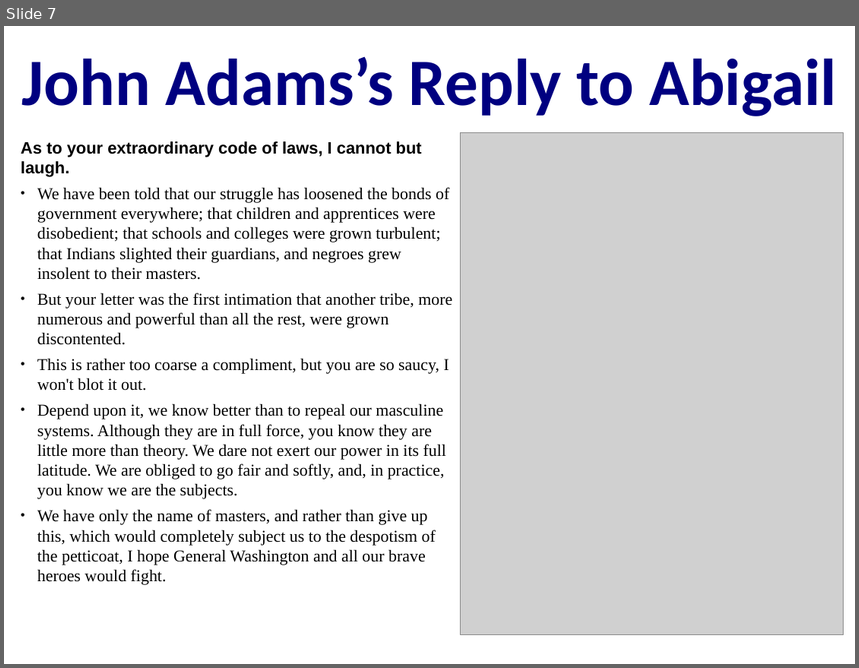
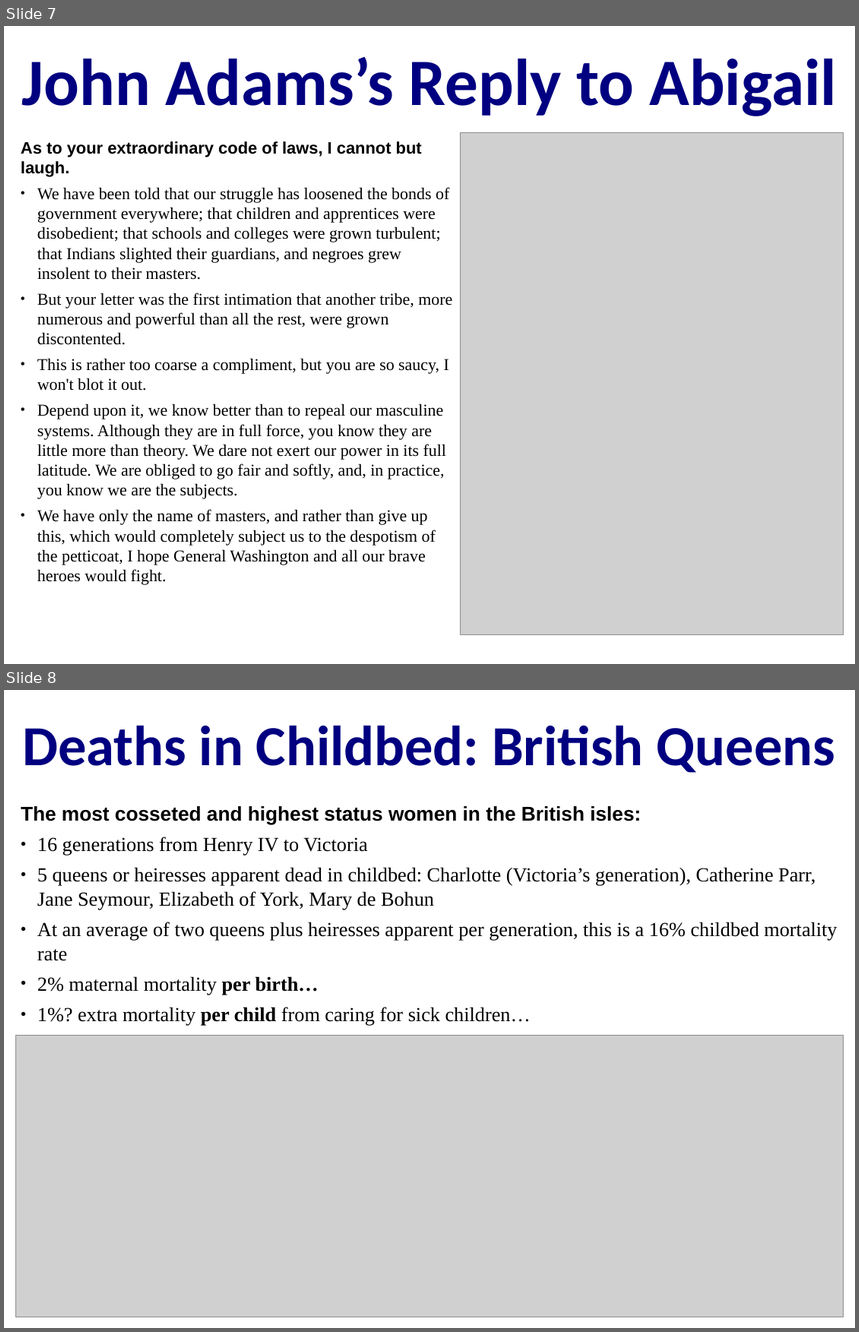
Before and after one commit to flumenhabitans/public-files, a slide deck: #feminism-#demography-lecture-abigail-smith-adams.pptx. Shown one above the other, each under a label of ours: slide 7 before the commit, slides 7 and 8 after it. The pictures are 859x668 and 859x1332 pixels, drawn with LibreOffice and Linux fonts; fonts in the diff are those of the drawing; grey boxes stand for pictures. Boxes give left, top, right and bottom in pixels: in the first picture for what was removed or moved away, otherwise in the second. Text is boxed around its words. In the diff, an @@ line names an element or a change of style, - is before the commit and + after.

```diff
--- a/#feminism-#demography-lecture-abigail-smith-adams.pptx
+++ b/#feminism-#demography-lecture-abigail-smith-adams.pptx
@@ slide 8 added at <box>4,690,855,1328</box>, background #FFFFFF @@
@@ title added at <box>22,725,835,773</box>, 68.2 pt, text #000080, bold @@
+Deaths in Childbed: British Queens
@@ text added at <box>21,806,837,1026</box>, 24 pt, text #000000 @@
+The most cosseted and highest status women in the British isles:
+• 16 generations from Henry IV to Victoria
+• 5 queens or heiresses apparent dead in childbed: Charlotte (Victoria’s generation), Catherine Parr, Jane Seymour, Elizabeth of York, Mary de Bohun
+• At an average of two queens plus heiresses apparent per generation, this is a 16% childbed mortality rate
+• 2% maternal mortality per birth…
+• 1%? extra mortality per child from caring for sick children…
@@ picture added at <box>16,1035,844,1317</box> @@
```
Also in this commit, not shown: 1 slide changed.
